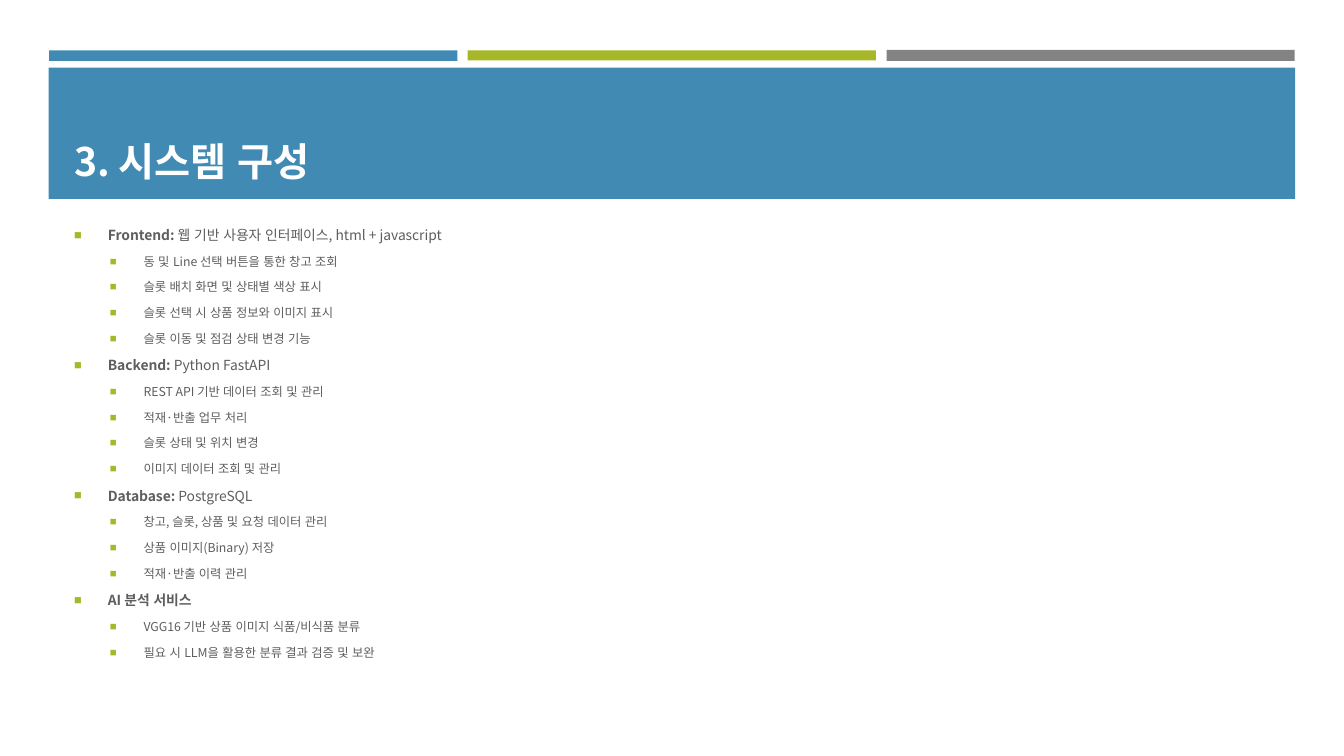
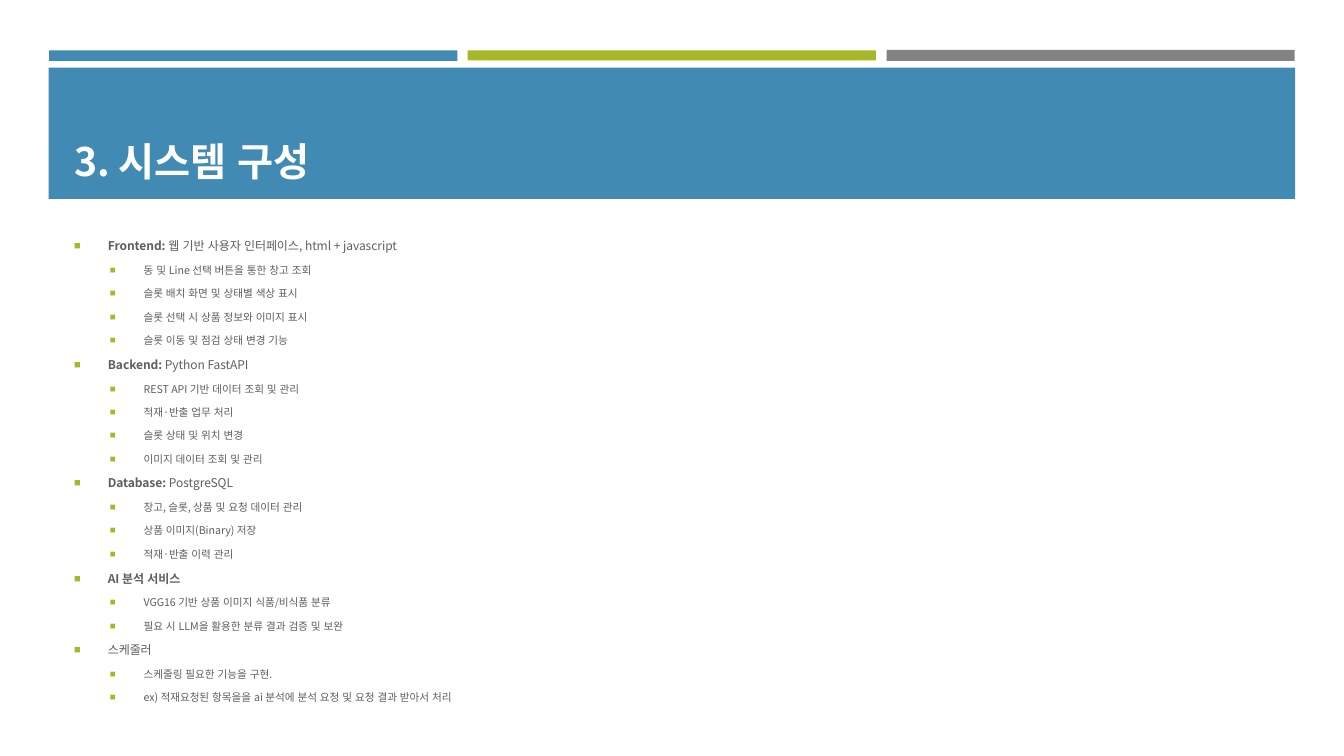
Before and after one commit to mkim0203/yolo_mini_project, a slide deck: slide 4 of 창고관리.pptx. Drawn at 1344x756 pixels with LibreOffice and Linux fonts; fonts in the diff are those of the drawing. Boxes give left, top, right and bottom in pixels: in the first picture for what was removed or moved away, otherwise in the second. Text is boxed around its words. In the diff, an @@ line names an element or a change of style, - is before the commit and + after.

Commit message:
반출 기능 작업, 대시보드 작업

```diff
--- a/창고관리.pptx
+++ b/창고관리.pptx
@@ text at bbox=[108, 240, 397, 631]: size 9.9 to 8.6 pt in "Frontend: 웹 기반 사용자 인터페이스, html + ...", "Backend: Python FastAPI", "Database: PostgreSQL", "AI 분석 서비스"; size 8.8 to 7.6 pt in "동 및 Line 선택 버튼을 통한 창고 ...", "슬롯 배치 화면 및 상태별 색상 표시", "슬롯 선택 시 상품 정보와 이미지 표시", "슬롯 이동 및 점검 상태 변경 기능" and 9 more places @@
@@ text at bbox=[108, 644, 452, 703]: paragraphs added @@
+■ 스케줄러
+  ■ 스케줄링 필요한 기능을 구현.
+  ■ ex) 적재요청된 항목을을 ai 분석에 분석 요청 및 요청 결과 받아서 처리
```
Also in this commit, not shown: 1 slide added, 19 other files.
